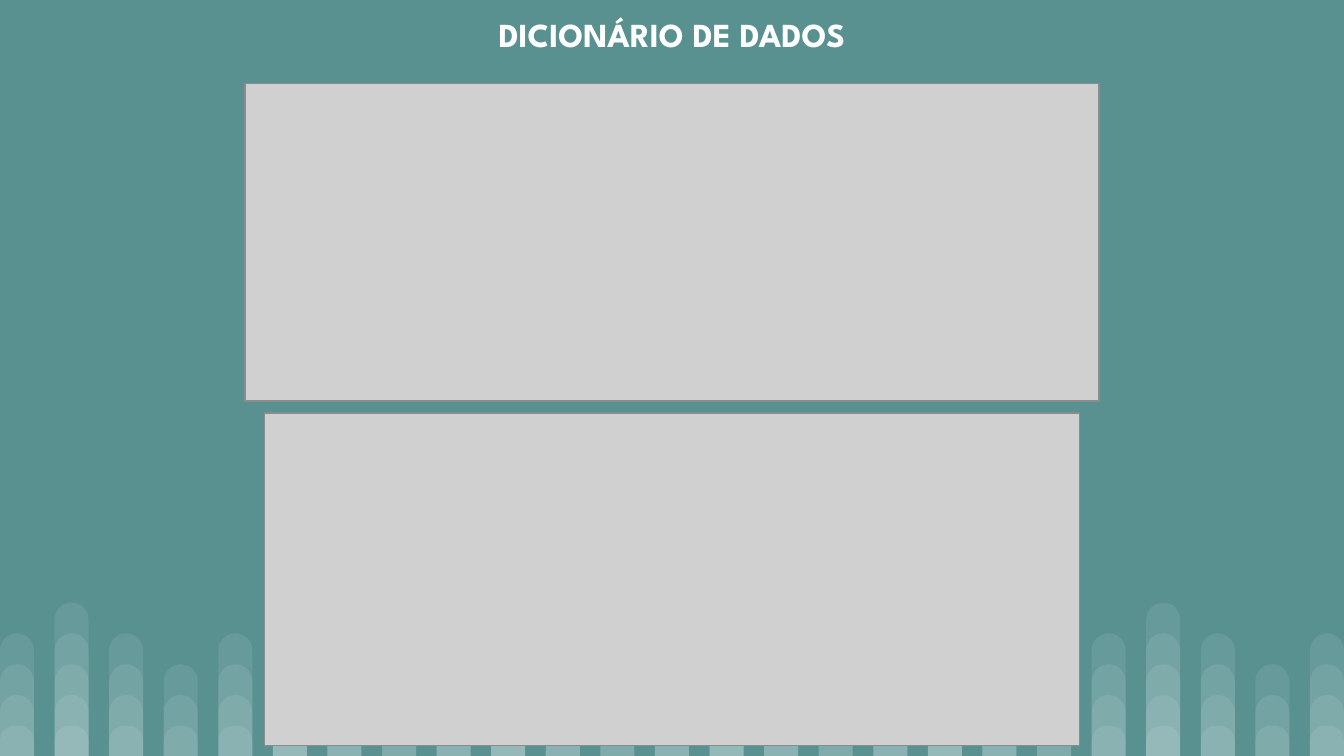
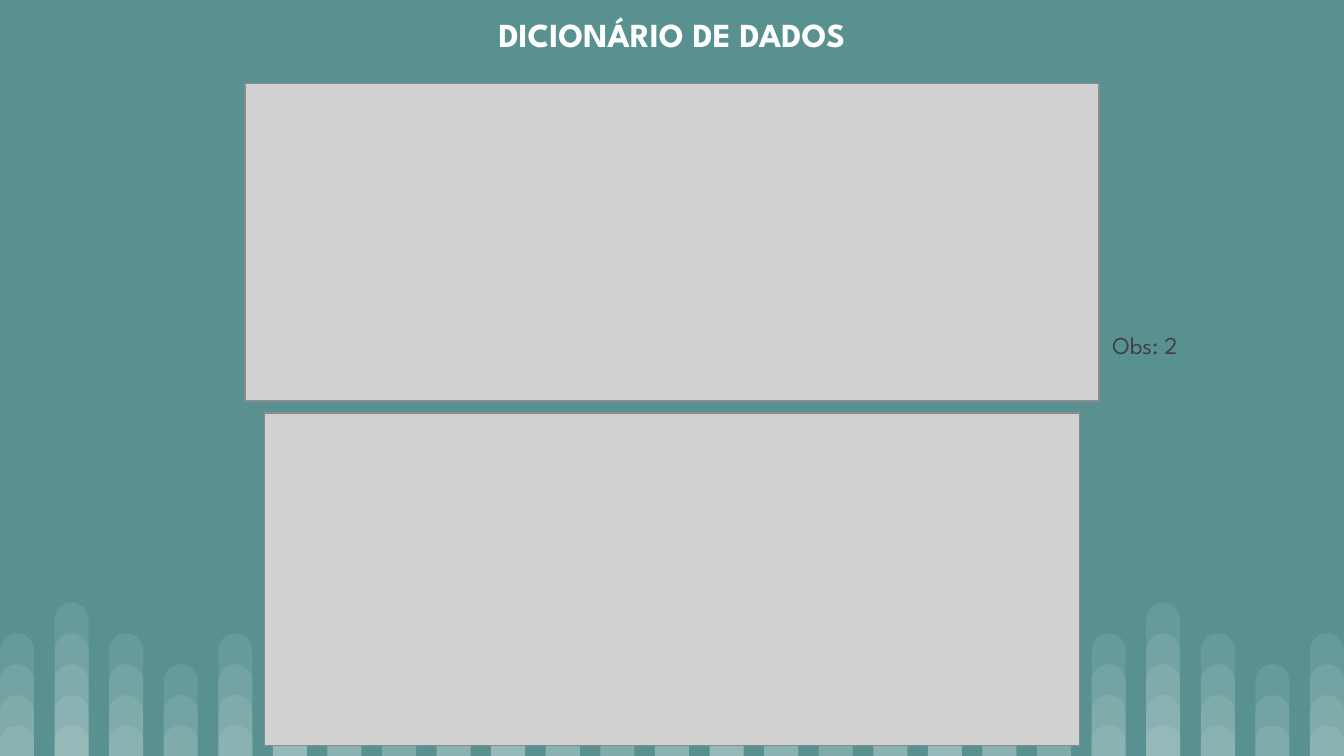
Before and after one commit to Neitsz/Projeto-de-Banco-de-Dados, a slide deck: slide 4 of Slide Revisado 06-06-2024.pptx. Drawn at 1344x756 pixels with LibreOffice and Linux fonts; fonts in the diff are those of the drawing; grey boxes stand for pictures. Boxes give left, top, right and bottom in pixels: in the first picture for what was removed or moved away, otherwise in the second. Text is boxed around its words. In the diff, an @@ line names an element or a change of style, - is before the commit and + after.

```diff
--- a/Slide Revisado 06-06-2024.pptx
+++ b/Slide Revisado 06-06-2024.pptx
@@ text added at bbox=[1112, 337, 1177, 354], 13 pt, text #424242 @@
+Obs: 2
```
